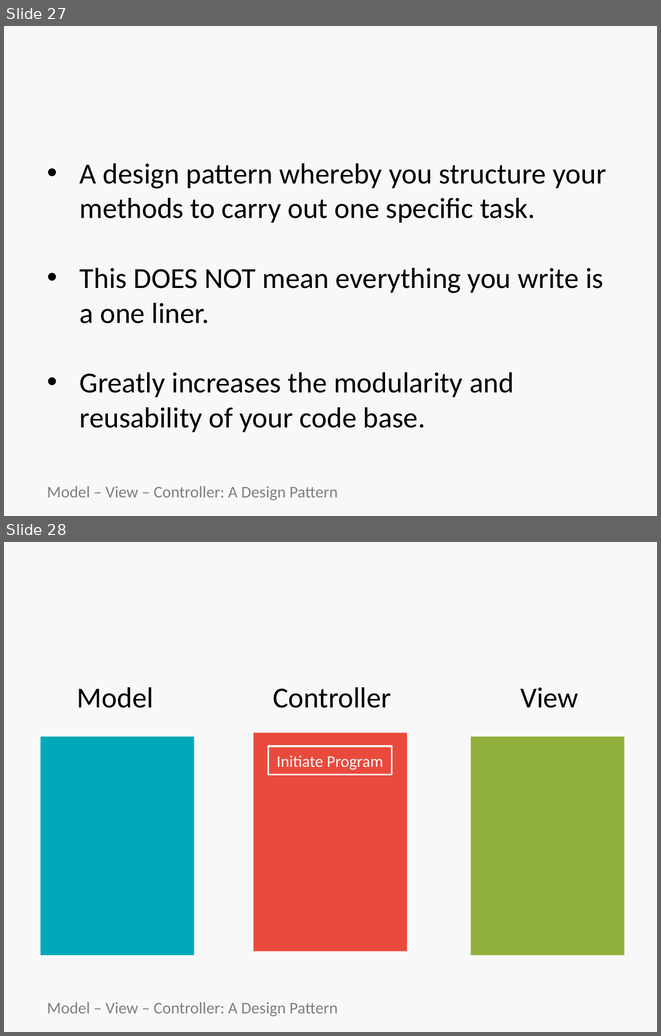
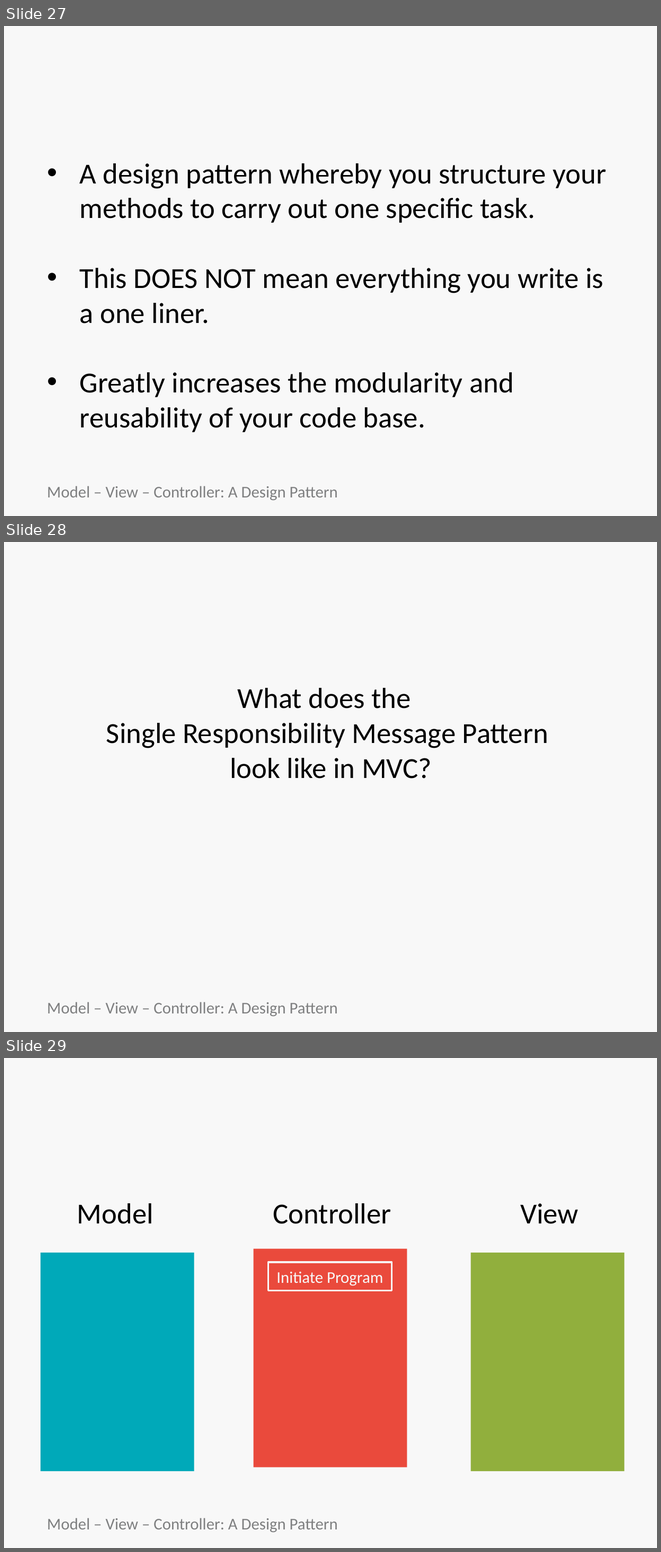
Before and after one commit to bootcoder/lectures, a slide deck: 1phase/mvc-single-res/HT-MVC.pptx. Shown one above the other, each under a label of ours: slides 27 and 28 before the commit, slides 27, 28 and 29 after it. The pictures are 661x1036 and 661x1552 pixels, drawn with LibreOffice and Linux fonts; fonts in the diff are those of the drawing; background and template pictures are left out. Boxes give left, top, right and bottom in pixels: in the first picture for what was removed or moved away, otherwise in the second. Text is boxed around its words. In the diff, an @@ line names an element or a change of style, - is before the commit and + after.

```diff
--- a/1phase/mvc-single-res/HT-MVC.pptx
+++ b/1phase/mvc-single-res/HT-MVC.pptx
@@ slide 28 added at bbox=[4, 542, 657, 1032], background picture (left out) @@
@@ title added at bbox=[24, 550, 642, 632], 44 pt, text #F8F8F8, bold @@
+TODO’s: List
@@ text added at bbox=[106, 688, 548, 778], 32 pt, text #000000 @@
+What does the
+Single Responsibility Message Pattern
+look like in MVC?
@@ text added at bbox=[47, 1002, 338, 1016], 18 pt, text #7E7F80 @@
+Model – View – Controller: A Design Pattern
@@ what was slide 28 is now slide 29 @@
```
Also in this commit, not shown: 1 slide changed, 1 other file.
